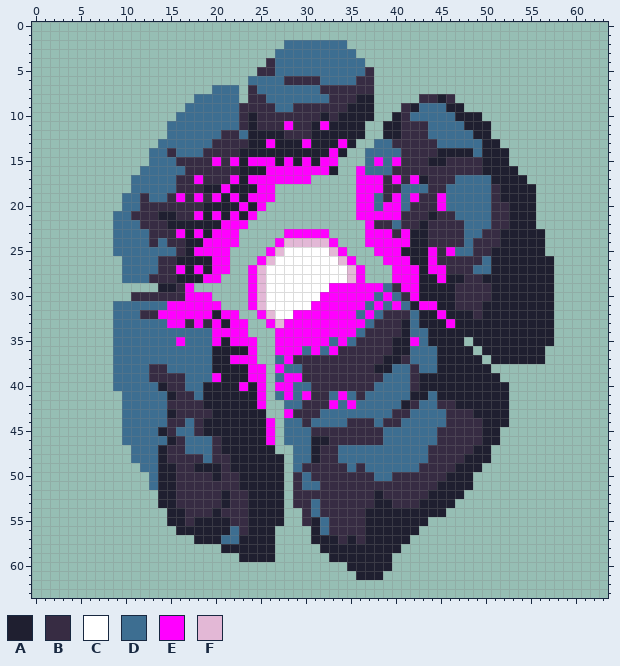
Edited in one commit: pixel-art sprite (Sprites/Characters/Small_enemy_windup/Small_enemy_windup_Full13.png). Above is the file before it was changed.
The file is 64x64 pixels.
Palette (. is transparent): A #1f1f30  B #372c43  C #ffffff  D #3d6e91  E #ff00ff  F #e3b8d6
Pixels before (only the part around the change), first column x 2:
 8 ................DDDDD.BBDDDDDDDBBBAA.....BBAB..............
 9 ...............DDDDDDBBBBDDBBBBBBAAA...BADDDAA.............
10 ..............DDDDDDDBABBBBBBBABAAAA..ABDDDDDAAA...........
11 .............DDDDDDDDBABBBEBBAEAAAA..AABBBDDDDAAA..........
12 .............DDDDDDBBDAAAABBBAAAAAA..AABBBDDDDDAA..........
13 ............DDDDDDBBBBAAEAAAEAAAEA..DDBBBBBDDDDDAA.........
14 ...........DDBDDDBBBBAAAAAAAAAAEA..DDDDBBBBAAAADAAA........
15 ...........DDDBBBBEBEAEEEAEAEAEE...DEDEBBBAABBBBAAA........
16 ..........DDDDDBBBBBBAAAEEEEEEEA..EDDDBBBBBBBBBBAAAA.......
17 .........DDDDDBBEBBBEAEEEEEEE.....EEEBEBEABBBDDDDAAAA......
18 .........DDDDDBBBAAEAAAEE.........EEEBBDDDBBDDDDDBAAAA.....
19 ........DDBDDBEBEBEAEAEEE.........EEDBEDEBBEDDDDDBAAAA.....
20 ........DDBBBBBBBAAAAEAE..........EEDEEDBBBEDDDDDBBAAA.....
21 .......DDBBBAABBEAEAEAE...........EEEEEBBBABBDDDDBBAAA.....
22 .......DDDBBBAAAAAAEEE.............EBBDBBABBBBDDDBBAAA.....
23 .......DDDDBBBEAEAEEE.....EEEEE....EEEBEAABBBBDDBBAAAAA....
24 .......DDDDBDBBAAEEEE....EFFFFFE...EEEEEAABBBBDBBBAAAAA....
25 .......DDDDDDDBAEEEE....EFCCCCCFE...EEEAAAEBEDDBBAAAAAA....
26 ........DDDDBBAAAAEE...EFCCCCCCCFE...EEEAAEBBBBBDAAAAAAA...
27 ........DDDDBBEAEAEE..EFCCCCCCCCCFE...EEEAEEBBBDDAAAAAAA...
28 ........DDDBBBAAAEE...EFCCCCCCCCCFE...EEEAAEAABBAAAAAAAA...
29 ............AABE......EFCCCCCCCEEEEEEDBEEAAAABBBBAAAAAAA...
30 .........BBBBBBEEE....EFCCCCCCEEEEEEDEDBEAAAABBBBAAAAAAA...
31 .......DDDDDDEEEEEE...EFCCCCCEEEEEEDEDEDAEEAABBBAAAAAAAA...
32 .......DDDBBEEEEEEAEE..EFCCEEEEEEEDEDBBBDAAEAAABAAAAAAAA...
33 .......DDDDDDEEBEBEAEE..EFEEEEEEEEEDBBBADAAAEAAAAAAAAAAA...
34 .......DDDDDDDDDDDEEEE...EEEEEEEEEDBBBBADDAAAAAAAAAAAAAA...
35 .......DDDDDDDEDDDEAEEE..EEEEEEDEDBBBBAAEDAAAA.AAAAAAAAA...
36 .......DDDDDDDDDDDAAAAE..EEEDEDEBBBBBBAADDDAAAA.AAAAAAA....
37 .......DDDDDDDDDDDAAEEE..DEBBBBBBBBBBAABDDDAAAAA.AAAAAA....
38 .......DDDDBBDDDDDAAAAEE.EDDBBBBBBBBAADDBDDAAAAAA..........
39 .......DDDDBBBBDDDEAAAEE.DEEBBBBBBBBBDDDBAAAAAAAAA.........
40 .......DDDDDABBDDAAAAEAE.EEDDBBBBBBBDDDDBAAAAAAAAAA........
41 ........DDDDDABBDAAAAAAE.DEDEBBDEDBDDDDDAADAAAAAAAA........
42 ........DDDDDBBBBAAAAAAE..DDBBBEDEDDDDDABDDBBAAAAAA........
43 ........DDDDDABBBBAAAAAA..EBBBDDDDDDDDBBDDDDBBBAAAA........
44 ........DDDDDBBDBAAAAAAAE.DDBDDDDBBBDBBDDDDDBBBBAAA........
45 ........DDDDABDDBAAAAAAAE.DDDBBBBBBBBDDDDDDBBBBBAA.........
46 ........DDDDDABDDDBAAAAAE.DDDAABBBBBBDDDDDDBBBBBAA.........
47 .........DDDABBDDDBAAAAAA..DDABBDDDDDDDDDDBBBBBAA..........
48 .........DDDABBBBDBBAAAAAA.DDABBDDDDDDDDDDBBBBAAA..........
49 ..........DDAABBAAABAAAAAA.DBBBBBDBDDDDDDBBBBAAA...........
50 ...........DAABBBBABBAAAAA.BDBBBBBBBDDBBBBBBAAA............
51 ...........DAABBBBBBBAAAAA.BDDBBBBBBBBBBBBBAAAA............
52 ............AABBBBBABBAAAA.BBBBBBBBBABBBBBAAAA.............
53 ............AABBBBBABBAAAA.BBDBBBBBBAABBBAAAA..............
54 .............AABBBABBBAAAA..BDBBBBBAAAAAAAAA...............
55 .............AABAAAABBAAAA..BADBBBBAAAAAAA.................
And afterwards:
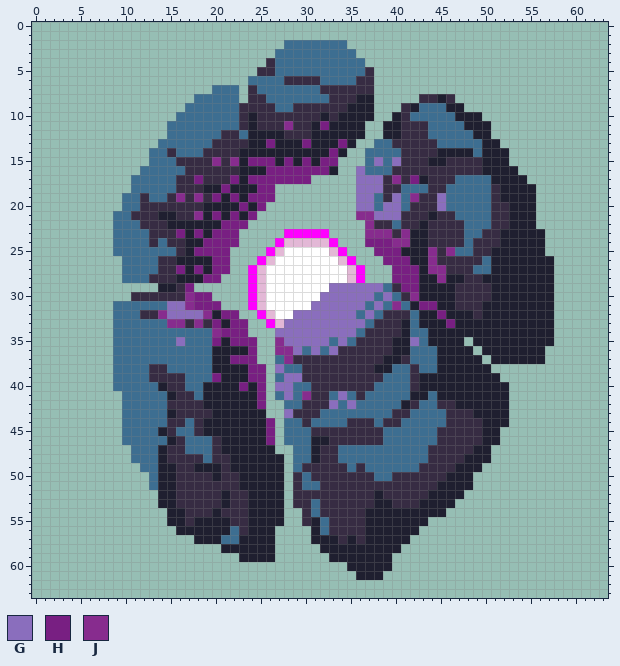
Colours new in this view: G #8a6ebd  H #781f82  J #872c8e
Difference:
The edit turns colour E into colour G in row 15 at x 38 and 40; in row 16 at x 36; in rows 17 to 18 at x 36 to 38; in row 19 at x 36 to 37, 40 and 45; in row 20 at x 36 to 37, 39 to 40 and 45; in row 21 at x 38 to 40.
The edit turns colour E into colour G in row 29 at x 33 to 38; in row 30 at x 32 to 37 and 39; in row 31 at x 15 to 16, 31 to 36 and 38; in row 32 at x 15 to 18, 29 to 35 and 37; in row 33 at x 28 to 36; in row 34 at x 27 to 35.
The edit turns colour E into colour G in row 35 at x 16, 28 to 32, 34 and 42; in row 36 at x 29, 31 and 33; in row 38 at x 27; in row 39 at x 28 to 29; in row 40 at x 27 to 28; in row 41 at x 28 and 34.
The edit turns colour E into colour G in row 42 at x 33 and 35; in row 43 at x 28.
The edit turns colour E into colour H in row 11 at x 32; in row 13 at x 26, 30 and 34; in row 14 at x 33; in row 15 at x 24 to 26, 28, 30 and 32 to 33; in row 16 at x 26 to 32; in row 17 at x 18, 22, 24 to 30 and 42.
The edit turns colour E into colour H in row 18 at x 21 and 25 to 26; in row 19 at x 20, 22 and 24 to 26; in row 20 at x 23 and 25; in row 21 at x 20, 22 and 24; in row 22 at x 21 to 23; in row 23 at x 16, 18 and 20 to 22.
The edit turns colour E into colour H in row 24 at x 19 to 22 and 37 to 39; in row 25 at x 18 to 21 and 38 to 40; in row 26 at x 20 to 21 and 39 to 41; in row 27 at x 16, 18, 20 to 21 and 40 to 42; in row 28 at x 19 to 20 and 40 to 42; in row 29 at x 17 and 41 to 42.
The edit turns colour E into colour H in row 30 at x 18 to 19; in row 31 at x 18 to 20 and 43 to 44; in row 32 at x 21 to 22 and 45; in row 33 at x 20, 22 to 23 and 46; in row 34 at x 21 to 23; in row 35 at x 20 and 22 to 24.
The edit turns colour E into colour H in row 36 at x 24; in row 37 at x 22 to 24; in row 38 at x 24 to 25; in row 39 at x 20 and 24 to 25; in row 40 at x 23 and 25; in rows 41 to 42 at x 25.
The edit turns colour E into colour H in rows 44 to 46 at x 26.
The edit turns colour E into colour J in row 11 at x 28; in row 15 at x 20 and 22; in row 17 at x 40; in row 19 at x 16, 18 and 42; in row 21 at x 18 and 36 to 37; in row 22 at x 37.
The edit turns colour E into colour J in row 23 at x 37 to 39 and 41; in row 24 at x 40 to 41; in row 25 at x 44 and 46; in row 26 at x 44; in row 27 at x 44 to 45; in row 28 at x 45.
The edit turns colour E into colour J in row 30 at x 17 and 42; in row 31 at x 17 and 40; in row 32 at x 14 and 19; in row 33 at x 15 to 16 and 18; in row 34 at x 20; in row 35 at x 27.
The edit turns colour E into colour J in row 36 at x 27 to 28; in row 37 at x 28; in row 41 at x 30.
Pixel boxes of the changes (left, top, right, bottom) in both pictures:
changed: (158, 121, 455, 445)
